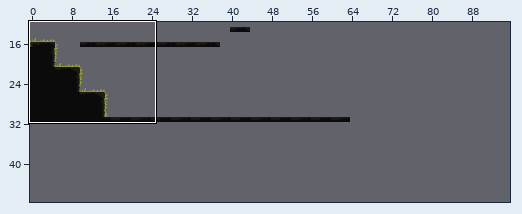
An edit to a level. Tiled map, Tiled/Map1.tmx. Above, an overview of the earlier version with the close-up marked.
Close-up. Before the edit:
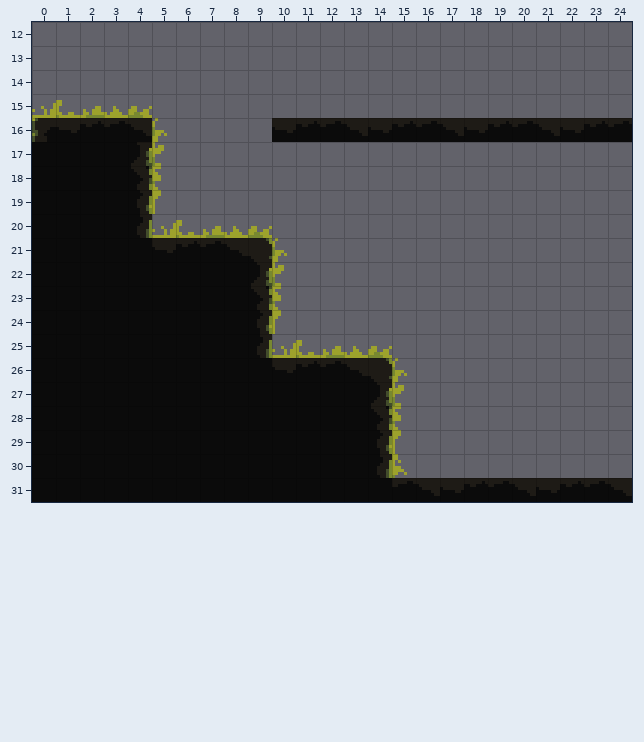
Cells are 8x8 px. Shown: x 0..24, y 12..31. The commit also changed other parts of the map, which this record leaves out.
The same view after the edit:
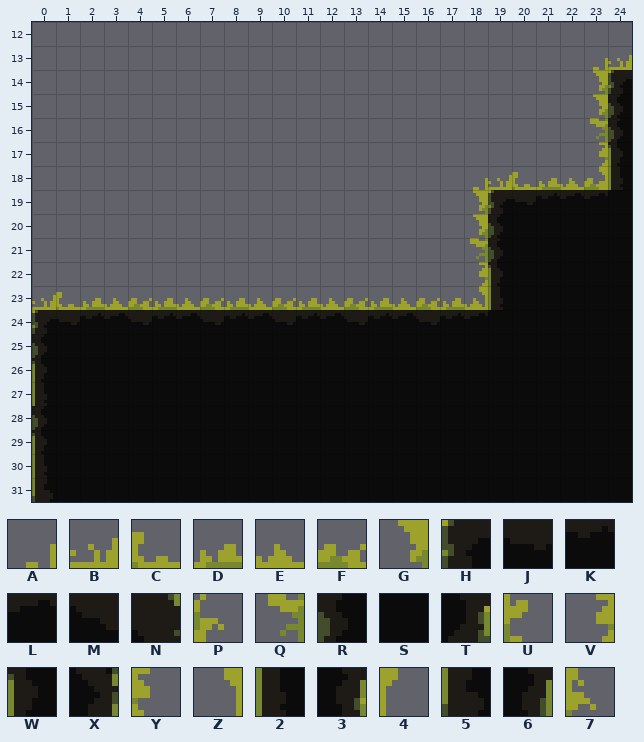
Key: from "Matinho Tileset": A 147, B 148, C 149, D 150, E 151, F 152, G 195, H 196, J 197, K 198, L 199, M 200, N 201, P 202, Q 243, R 244, S 245, T 249, U 250, V 291, W 292, X 297, Y 298, Z 339, 2 340, 3 345, 4 346, 5 388, 6 393, 7 394.
_ is an empty cell, . an unchanged one.
Tiles of an added or newly shown layer are drawn over the layers below it.
From old to new:
--- layer "Camada de Blocos 2" (added)
@@ x 23..23 @@
-15 _
-16 _
-17 _
-18 _
+15 G
+16 Q
+17 V
+18 Z
@@ x 18..18 @@
-20 _
-21 _
-22 _
-23 _
+20 G
+21 Q
+22 V
+23 Z
--- layer "Camada de Blocos 1"
@@ x 0..24 @@
-13 .......................__
-14 .......................__
-15 BCDEF..................._
-16 HJKLMP....JKLMJKLMJKLMJKL
-17 SSSSTU.................._
-18 SSSSXY............_______
-19 SSSS34............_______
-20 SSSS6BCDEF........_______
-21 SSSSSJKLMNP........______
-22 SSSSSSSSSTU........______
-23 SSSSSSSSSXY______________
-24 S........34______________
-25 S........6BCDEF__________
-26 S.............NP_________
-27 S.............TU_________
-28 S.............XY_________
-29 S.............34_________
-30 S.............67_________
-31 S........................
+13 .......................AB
+14 .......................GH
+15 _____...................R
+16 ______....______________R
+17 ______..................W
+18 ______............ABCDEF2
+19 ______............GHJKLLS
+20 __________........GRSSSSS
+21 ___________........RSSSSS
+22 ___________........WSSSSS
+23 BCDEFDEFDEFDEFDEFDE2SSSSS
+24 H........LJKLJKLJKLSSSSSS
+25 R........SSSSSSSSSSSSSSSS
+26 W.............SSSSSSSSSSS
+27 2.............SSSSSSSSSSS
+28 R.............SSSSSSSSSSS
+29 W.............SSSSSSSSSSS
+30 2.............SSSSSSSSSSS
+31 5........................
